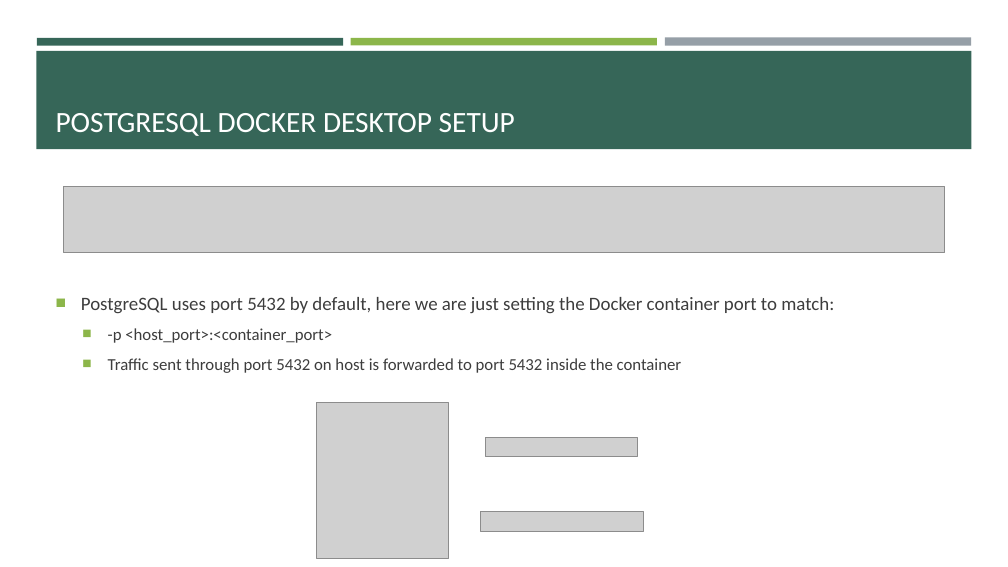
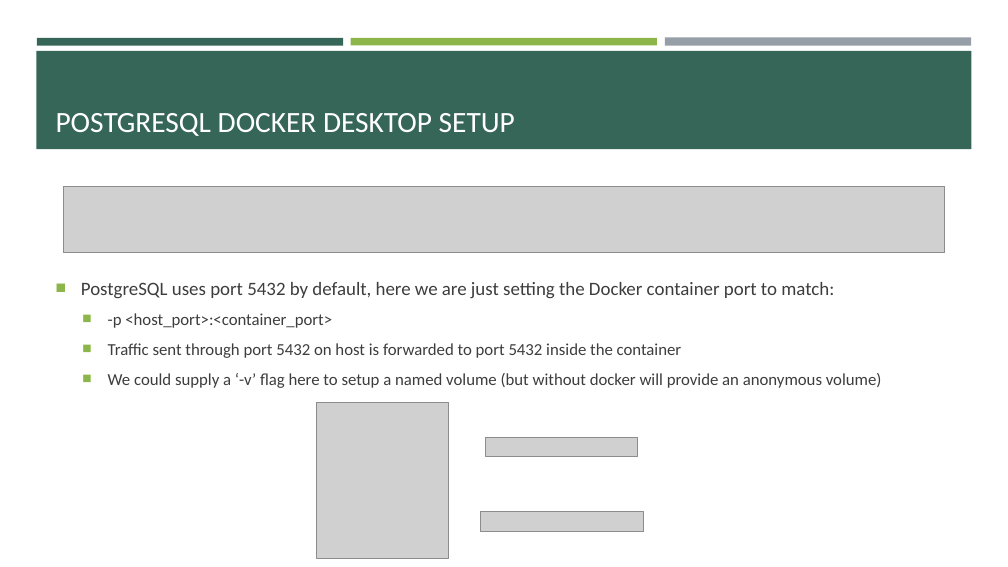
Before and after one commit to e-m-wilson/java-fs, a slide deck: slide 5 of Week_3/SQL_postgres.pptx. Drawn at 1008x567 pixels with LibreOffice and Linux fonts; fonts in the diff are those of the drawing; grey boxes stand for pictures. Boxes give left, top, right and bottom in pixels: in the first picture for what was removed or moved away, otherwise in the second. Text is boxed around its words. In the diff, an @@ line names an element or a change of style, - is before the commit and + after.

```diff
--- a/Week_3/SQL_postgres.pptx
+++ b/Week_3/SQL_postgres.pptx
@@ text at [108,373,882,388]: paragraph added @@
+  ■ We could supply a ‘-v’ flag here to setup a named volume (but without docker will provide an anonymous volume)
```
Also in this commit, not shown: 17 other files.
